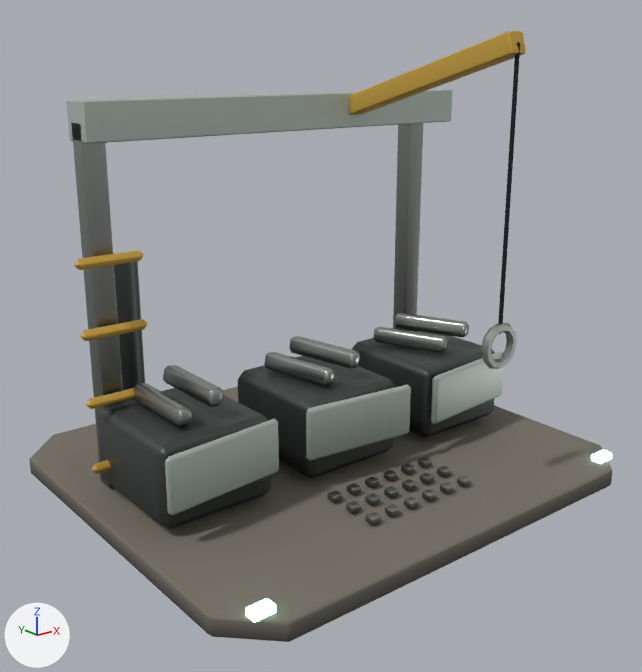
Two versions of the glTF model github-io/public/models/salvageyard.glb, one commit apart.
Camera for both pictures: a 50 mm lens placed at (-5.02, -6.29, 3.88), pointed at (-0.11, -0.16, 1.43). Lighting does not change. The marker at lower left points along +X, +Y and +Z. The first picture is the older version. Vertices at exactly the same position are counted once.

The first picture shows 'Broken_gantry', 'Crane_jib', 'Exhaust.001', 'Gantry_posts', 'Hook', 'Hook_cable', 'Ladder_rungs', 'Patch_panels', 'Platform', 'Reclaimed_beams', 'Salvage_bins', 'Service_deck_fixtures' and 1 more.
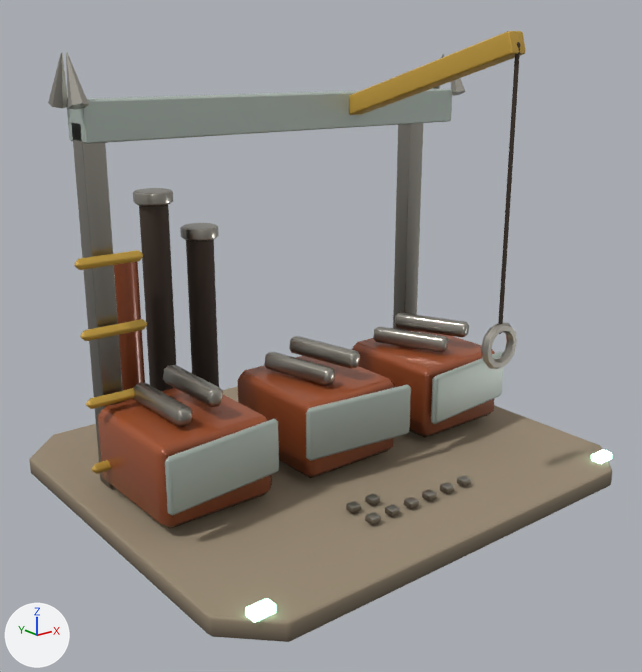
Patch to the scene script:
```diff
--- a/github-io/public/models/salvageyard.glb.py
+++ b/github-io/public/models/salvageyard.glb.py
@@ mat_concrete @@
 n2 = _N.new('ShaderNodeMix'); n2.name = 'Mix'
 n2.inputs[0].default_value = 1.0  # 'Factor'
-n2.inputs[7].default_value = (0.266, 0.254, 0.209, 1.0)  # 'B', grey #8d8a7e
+n2.inputs[7].default_value = (0.485, 0.402, 0.279, 1.0)  # 'B', beige #b9aa90
 n3 = _N.new('ShaderNodeVertexColor'); n3.name = 'Color Attribute'
@@ mat_armorashfall @@
+mat_armorashfall = bpy.data.materials.new('ArmorAshfall')
+# nodes: BsdfPrincipled, Mix, OutputMaterial, VertexColor
+# colours: orange #b8613a, mixed with the vertex colours
@@ me_salvage_bins @@
 me_salvage_bins.from_pydata(...)  # 72 vertices, 132 faces; spans x -2.05..1.95, y -0.6..0.6, z 0.25..1.0
-me_salvage_bins.materials.append(mat_armor)
+me_salvage_bins.materials.append(mat_armorashfall)
@@ me_exhaust_001 @@
 me_exhaust_001.from_pydata(...)  # 48 vertices, 92 faces; spans x -1.57..-1.23, y 1.08..1.42, z 0.3..2.1
-me_exhaust_001.materials.append(mat_armor)
+me_exhaust_001.materials.append(mat_armorashfall)
@@ me_service_deck_fixtures @@
 # used by ob_service_deck_fixtures; location = (0.0, 0.0, 0.0)
-me_service_deck_fixtures.from_pydata(...)  # 432 vertices, 792 faces; spans x -0.6..0.6, y -1.45..-0.85, z 0.2..0.26
+me_service_deck_fixtures.from_pydata(...)  # 192 vertices, 352 faces; spans x -0.6..0.6, y -1.45..-1.1, z 0.2..0.26
+# me_service_deck_fixtures part 1: 10 loose pieces with 240 vertices, spanning x -0.6..0.6, y -1.2..-0.85, z 0.2..0.26, are deleted
+# me_service_deck_fixtures part 2: 127 kept faces spanning x -0.6..0.59, y -1.44..-1.1, z 0.2..0.26 get new vertex colours; the middle colour goes from grey #92908f to grey #979594
 me_service_deck_fixtures.materials.append(mat_steel)
@@ me_gantry_spikes @@
+me_gantry_spikes.from_pydata(...)  # 48 vertices, 80 faces; spans x -2.12..2.27, y 0.33..0.87, z 3.5..3.92
+me_gantry_spikes.materials.append(mat_steel)
@@ me_stack_rims @@
+me_stack_rims.from_pydata(...)  # 96 vertices, 184 faces; spans x -1.09..-0.21, y 1.26..1.64, z 2.14..2.66
+me_stack_rims.materials.append(mat_steel)
@@ me_exhaust_stacks @@
+me_exhaust_stacks.from_pydata(...)  # 96 vertices, 184 faces; spans x -1.04..-0.26, y 1.31..1.59, z 0.2..2.6
+me_exhaust_stacks.materials.append(mat_undercarriage)
@@ ob_gantry_spikes @@
+ob_gantry_spikes = bpy.data.objects.new('Gantry_spikes', me_gantry_spikes)
+ob_gantry_spikes.location = (0.0, 0.0, 0.0)
@@ ob_stack_rims @@
+ob_stack_rims = bpy.data.objects.new('Stack_rims', me_stack_rims)
+ob_stack_rims.location = (0.0, 0.0, 0.0)
@@ ob_exhaust_stacks @@
+ob_exhaust_stacks = bpy.data.objects.new('Exhaust_stacks', me_exhaust_stacks)
+ob_exhaust_stacks.location = (0.0, 0.0, 0.0)
```

Location of each change, (x1, y1, x2, y2) in pixels of the pictures (642 x 672 px):
'Platform', surface changed: (30, 386, 612, 642) in both
'Salvage_bins', recoloured (lighter): (98, 330, 495, 529) in both
'Exhaust_stacks', added: after (139, 204, 219, 391)
'Exhaust.001', recoloured: (114, 261, 145, 390) in both
'Service_deck_fixtures', reshaped (13% narrower, 26% shorter): before (327, 457, 471, 525); after (346, 475, 471, 525)
'Gantry_spikes', added: after (48, 53, 466, 110)
'Stack_rims', added: after (133, 188, 219, 241)
part 1 of me_service_deck_fixtures, deleted: before (327, 457, 451, 502)
part 2 of me_service_deck_fixtures, recoloured: (365, 478, 464, 508) in both
